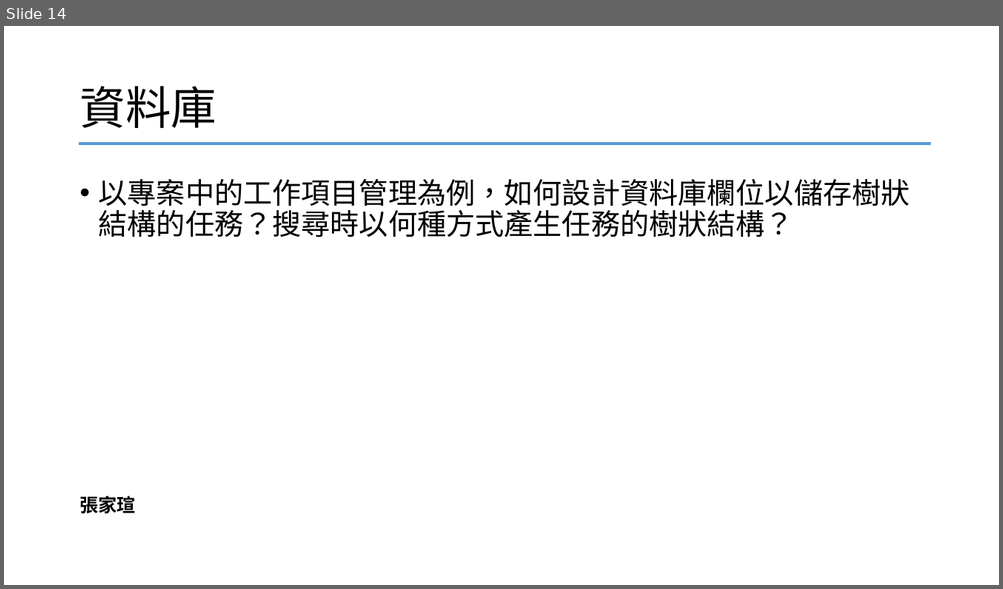
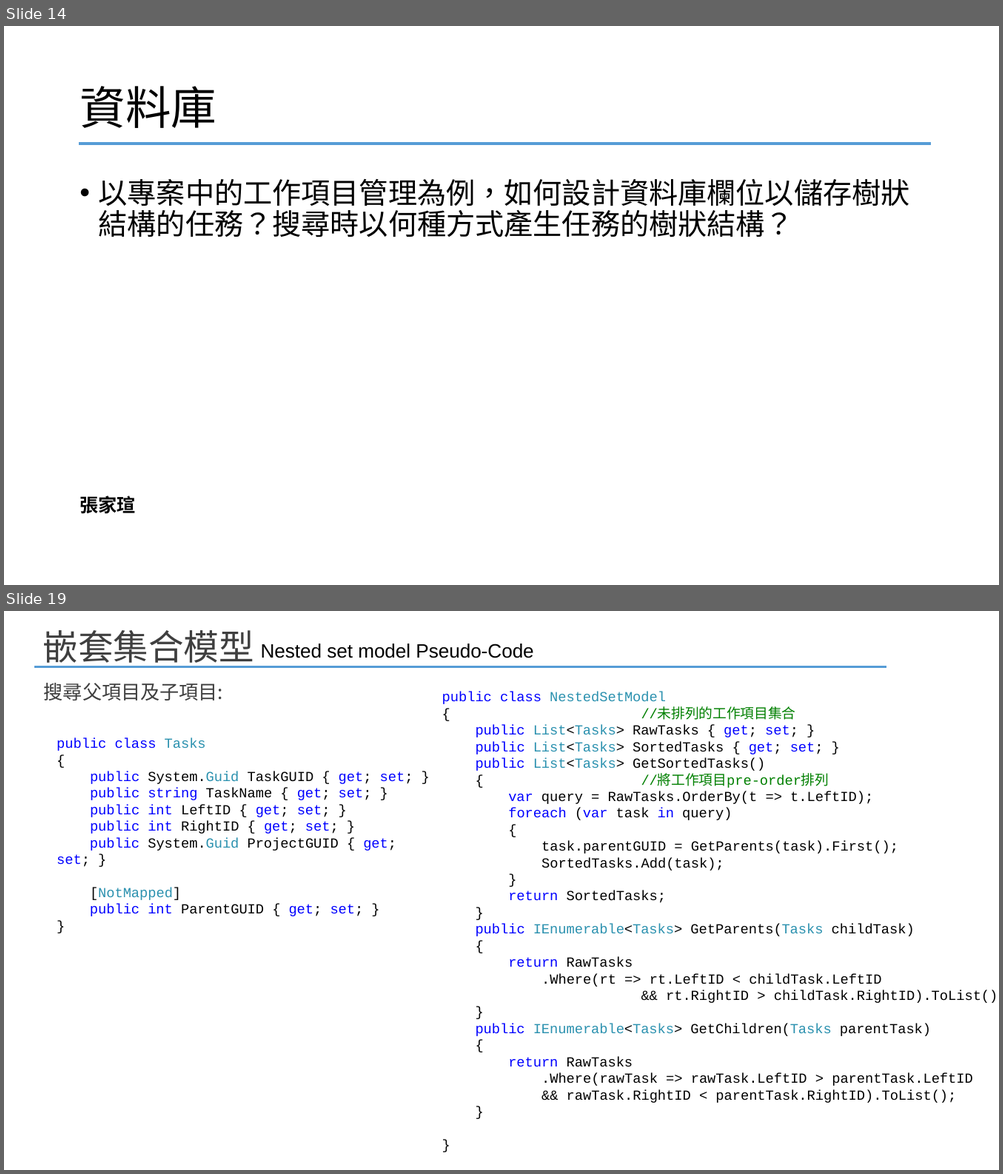
Before and after one commit to YangChihchi/Presentation_Questions, a slide deck: 測驗題.pptx. Shown one above the other, each under a label of ours: slide 14 before the commit, slides 14 and 19 after it; the slides between them are not shown. The pictures are 1003x589 and 1003x1174 pixels, drawn with LibreOffice and Linux fonts; fonts in the diff are those of the drawing. Boxes give left, top, right and bottom in pixels: in the first picture for what was removed or moved away, otherwise in the second. Text is boxed around its words. In the diff, an @@ line names an element or a change of style, - is before the commit and + after.

```diff
--- a/測驗題.pptx
+++ b/測驗題.pptx
@@ slide 19 added at [4, 611, 999, 1170], background #FFFFFF @@
@@ title added at [43, 630, 254, 668], 34 pt, text #3F3F3F @@
+嵌套集合模型
@@ subtitle added at [261, 644, 533, 658], 18.7 pt, text #000000 @@
+Nested set model Pseudo-Code
@@ line added from (34, 667) to (886, 667), #569CD6 2.25 pt @@
@@ text added at [44, 683, 223, 701], 18.7 pt, text #3F3F3F @@
+搜尋父項目及子項目:
@@ text added at [442, 692, 999, 1103], 13.3 pt, text #000000 @@
+public class NestedSetModel
+{ //未排列的工作項目集合
+public List<Tasks> RawTasks { get; set; }
+public List<Tasks> SortedTasks { get; set; }
+public List<Tasks> GetSortedTasks()
+{ //將工作項目pre-order排列
+var query = RawTasks.OrderBy(t => t.LeftID);
+foreach (var task in query)
+{
+task.parentGUID = GetParents(task).First();
+SortedTasks.Add(task);
+}
+return SortedTasks;
+}
+public IEnumerable<Tasks> GetParents(Tasks childTask)
+{
+return RawTasks
+.Where(rt => rt.LeftID < childTask.LeftID
+&& rt.RightID > childTask.RightID).ToList();
+}
+public IEnumerable<Tasks> GetChildren(Tasks parentTask)
+{
+return RawTasks
+.Where(rawTask => rawTask.LeftID > parentTask.LeftID
+&& rawTask.RightID < parentTask.RightID).ToList();
+}
+}
@@ text added at [57, 738, 413, 917], 13.3 pt, text #0000FF @@
+public class Tasks
+{
+public System.Guid TaskGUID { get; set; }
+public string TaskName { get; set; }
+public int LeftID { get; set; }
+public int RightID { get; set; }
+public System.Guid ProjectGUID { get; set; }
+[NotMapped]
+public int ParentGUID { get; set; }
+}
```
Also in this commit, not shown: 6 other slides added.
